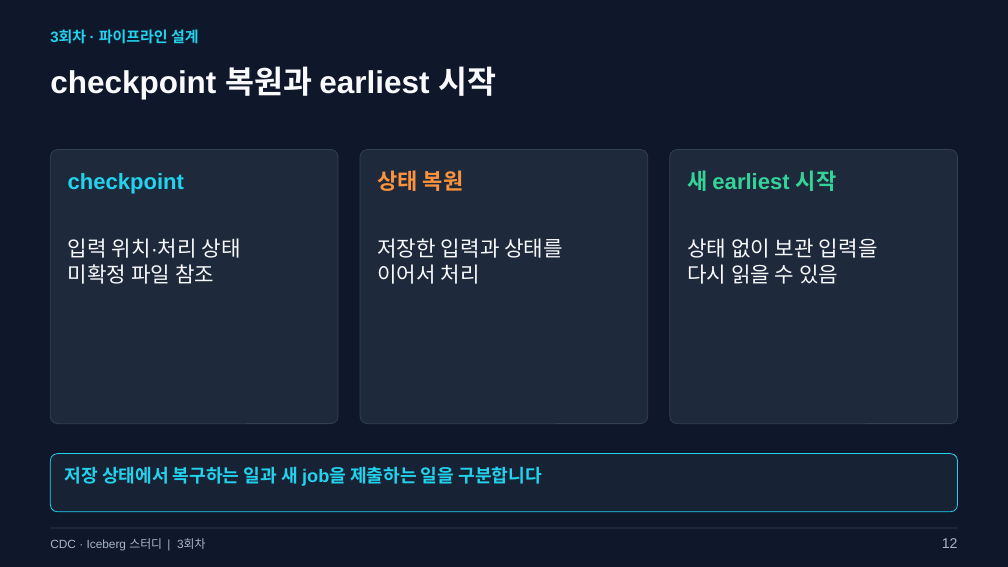
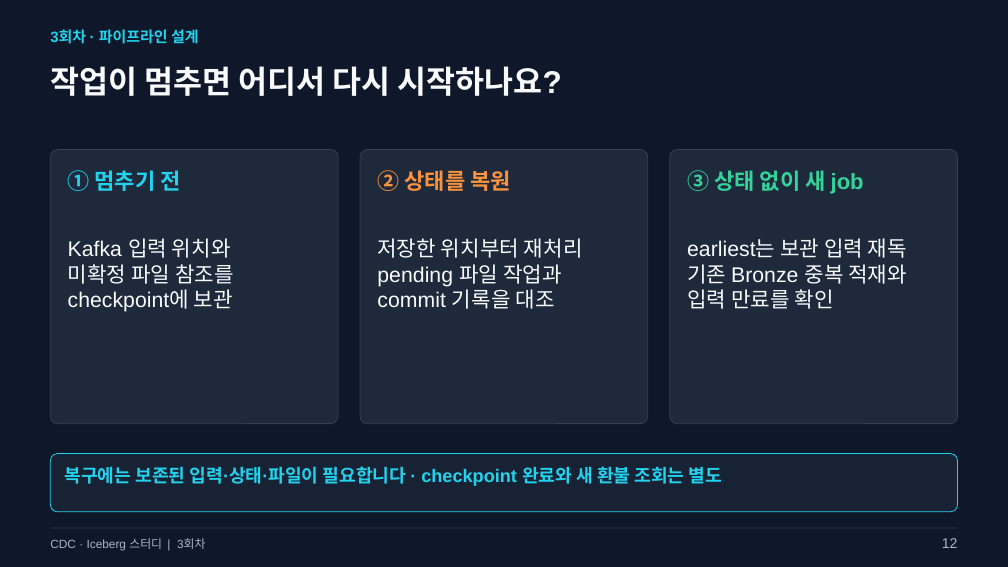
Before and after one commit to kim-dabin/cdc-lakehouse-study, a slide deck: slide 12 of labs/session03/slides/03-session03.pptx. Drawn at 1008x567 pixels with LibreOffice and Linux fonts; fonts in the diff are those of the drawing. Boxes give left, top, right and bottom in pixels: in the first picture for what was removed or moved away, otherwise in the second. Text is boxed around its words. In the diff, an @@ line names an element or a change of style, - is before the commit and + after.

```diff
--- a/labs/session03/slides/03-session03.pptx
+++ b/labs/session03/slides/03-session03.pptx
@@ text at (50,66,562,96): text changed @@
-checkpoint 복원과 earliest 시작
+작업이 멈추면 어디서 다시 시작하나요?
@@ text at (68,170,181,191): text changed @@
-checkpoint
+① 멈추기 전
@@ text at (377,170,511,191): text changed @@
-상태 복원
+② 상태를 복원
@@ text at (687,170,864,194): text changed @@
-새 earliest 시작
+③ 상태 없이 새 job
@@ text at (68,238,234,312): text changed @@
-입력 위치·처리 상태
-미확정 파일 참조
+Kafka 입력 위치와
+미확정 파일 참조를
+checkpoint에 보관
@@ text at (377,238,583,309): text changed @@
-저장한 입력과 상태를
-이어서 처리
+저장한 위치부터 재처리
+pending 파일 작업과
+commit 기록을 대조
@@ text at (687,238,907,309): text changed @@
-상태 없이 보관 입력을
-다시 읽을 수 있음
+earliest는 보관 입력 재독
+기존 Bronze 중복 적재와
+입력 만료를 확인
@@ text at (65,466,722,486): text changed @@
-저장 상태에서 복구하는 일과 새 job을 제출하는 일을 구분합니다
+복구에는 보존된 입력·상태·파일이 필요합니다 · checkpoint 완료와 새 환불 조회는 별도
```
Also in this commit, not shown: 2 other slides changed, 1 slide added, 1 slide removed, 7 other files.
